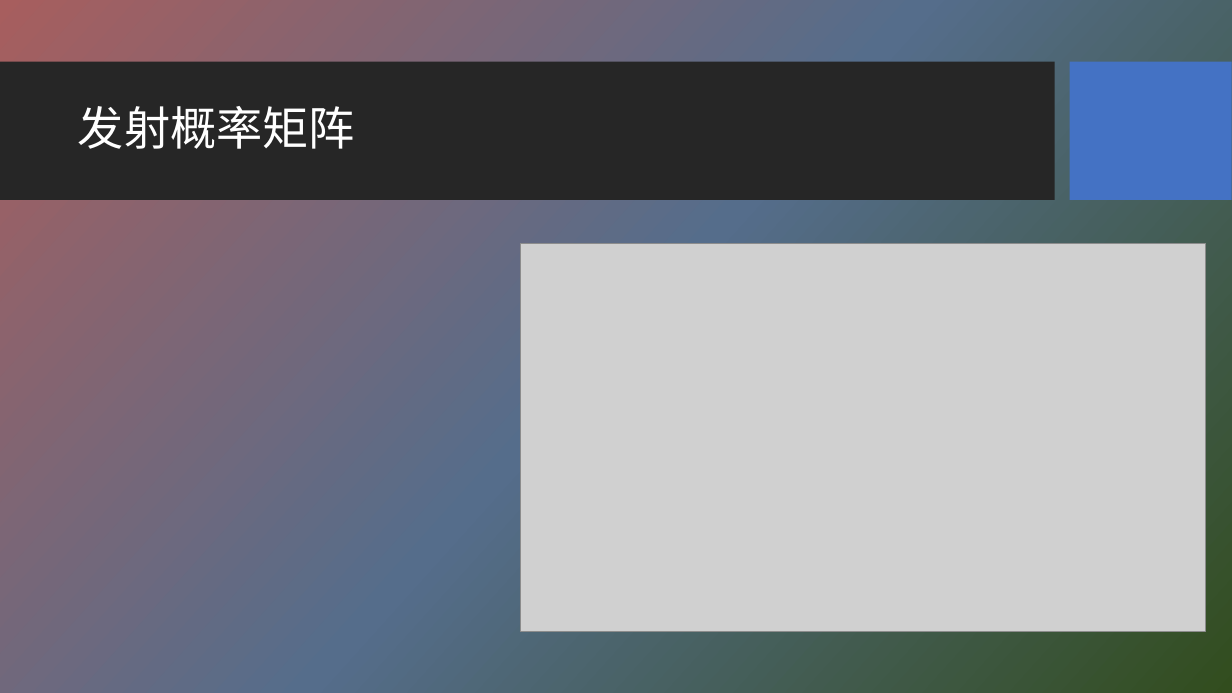
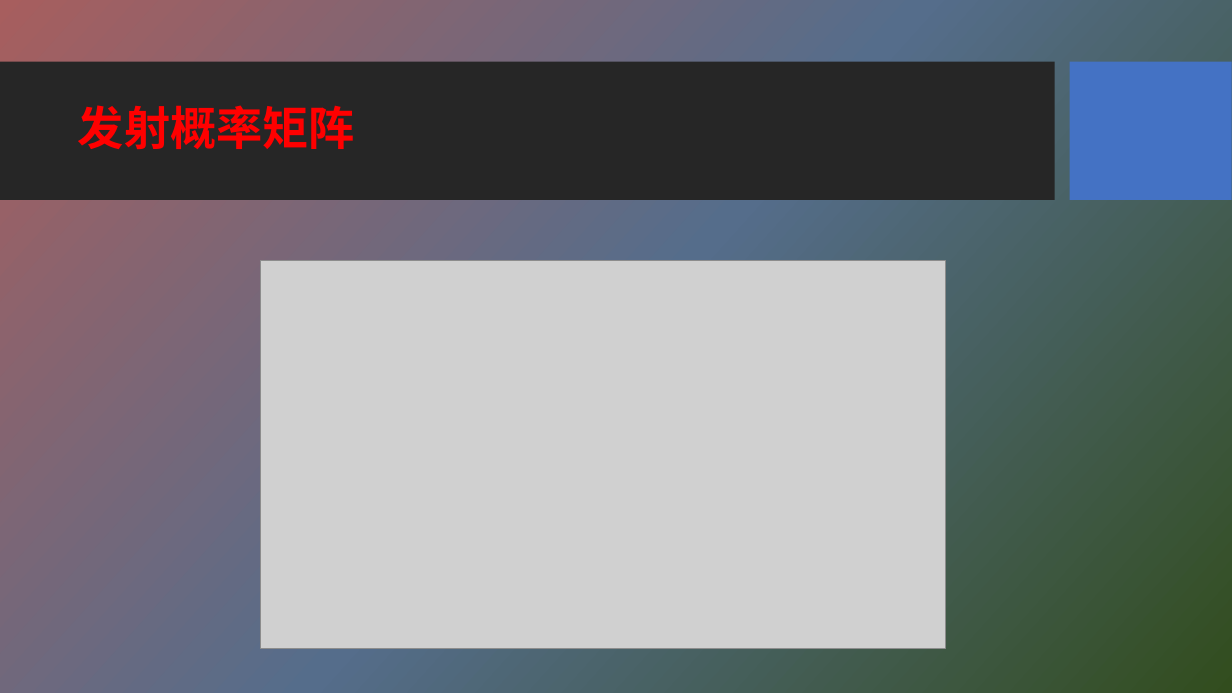
Before and after one commit to HBU/NLP_PPT, a slide deck: slide 9 of PPT-2020/ch04 隐马尔科夫模型.pptx. Drawn at 1232x693 pixels with LibreOffice and Linux fonts; fonts in the diff are those of the drawing; grey boxes stand for pictures; background and template pictures are left out. Boxes give left, top, right and bottom in pixels: in the first picture for what was removed or moved away, otherwise in the second. Text is boxed around its words. In the diff, an @@ line names an element or a change of style, - is before the commit and + after.

```diff
--- a/PPT-2020/ch04 隐马尔科夫模型.pptx
+++ b/PPT-2020/ch04 隐马尔科夫模型.pptx
@@ title "发射概率矩阵" at <box>78,105,355,150</box>: text colour #FFFFFF to #FF0000, bold on @@
@@ picture: place and size @@
-picture at <box>520,243,1205,631</box>
+picture at <box>261,261,945,649</box>
```
Also in this commit, not shown: 19 other slides changed.
